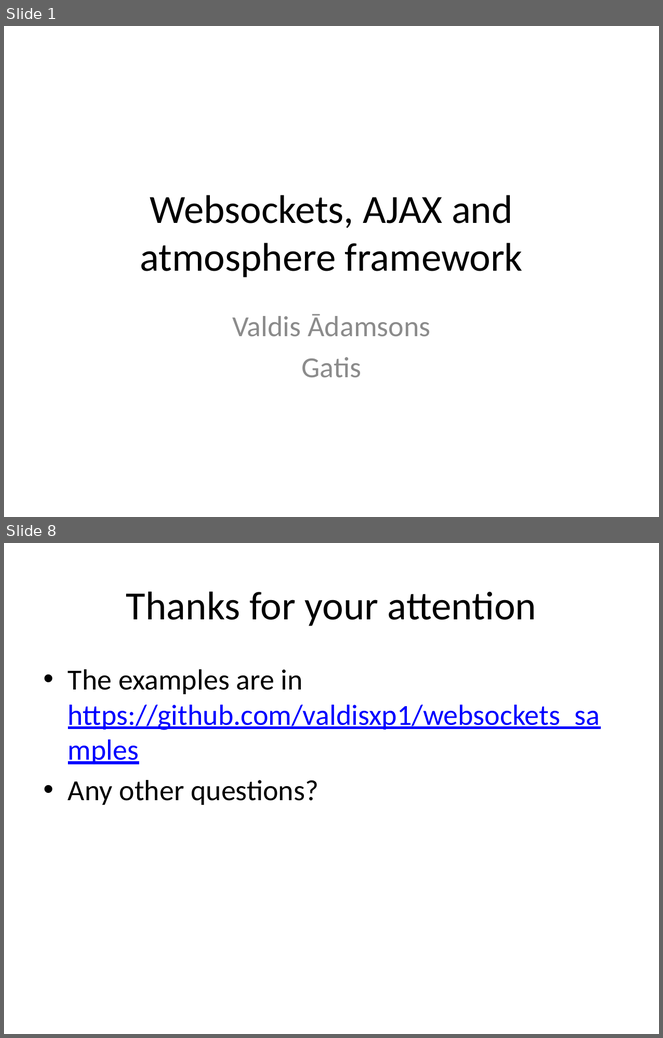
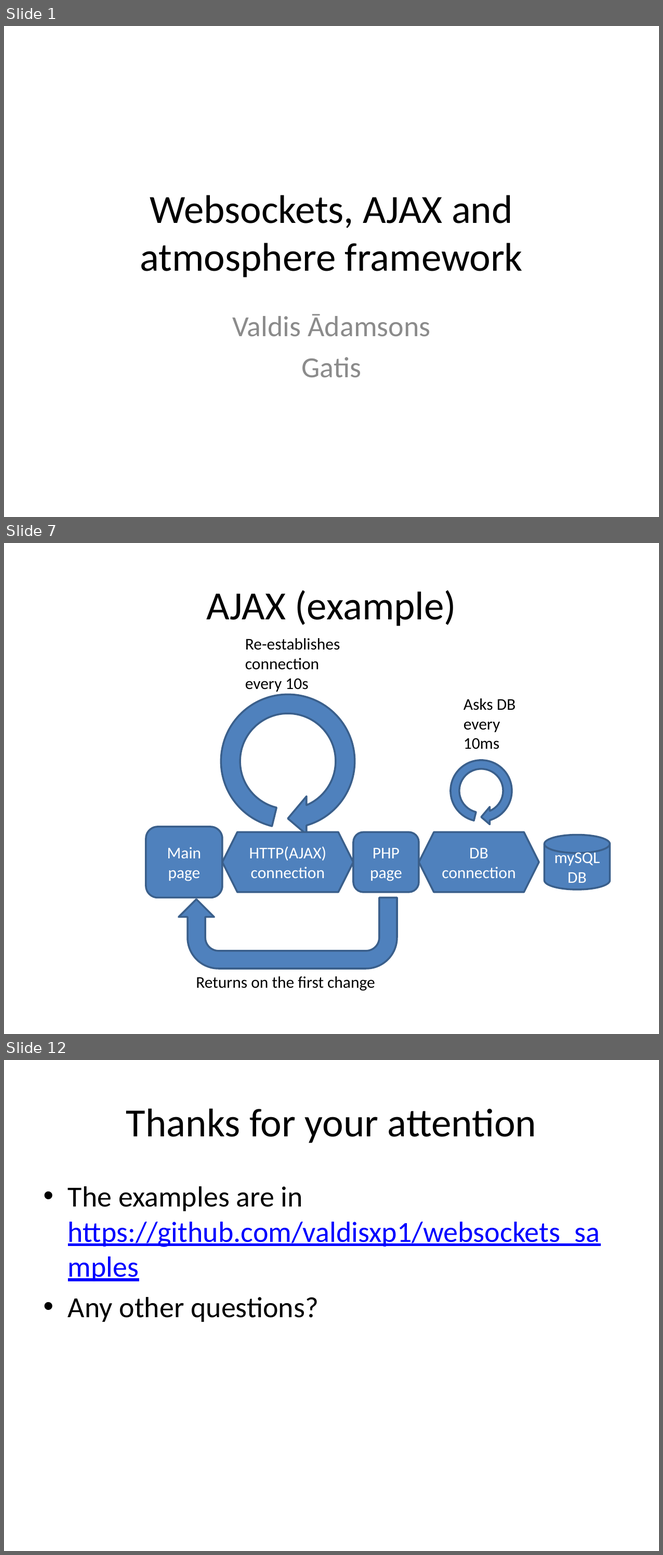
Before and after one commit to valdisxp1/websockets_samples, a slide deck: Atmoshere_and_websockets.pptx. Shown one above the other, each under a label of ours: slides 1 and 8 before the commit, slides 1, 7 and 12 after it; the slides between them are not shown. The pictures are 663x1038 and 663x1555 pixels, drawn with LibreOffice and Linux fonts; fonts in the diff are those of the drawing. Boxes give left, top, right and bottom in pixels: in the first picture for what was removed or moved away, otherwise in the second. Text is boxed around its words. In the diff, an @@ line names an element or a change of style, - is before the commit and + after.

```diff
--- a/Atmoshere_and_websockets.pptx
+++ b/Atmoshere_and_websockets.pptx
@@ slide 7 added at (4, 543, 659, 1034), background #FFFFFF @@
@@ title added at (206, 590, 456, 626), 44 pt, text #000000 @@
+AJAX (example)
@@ text added at (245, 638, 340, 692), 18 pt, text #000000 @@
+Re-establishes connection every 10s
@@ circular arrow added at (211, 685, 364, 838), fill #4F81BD, outline #3A5F8C 2 pt @@
@@ text added at (464, 698, 516, 749), 18 pt, text #000000 @@
+Asks DB every 10ms
@@ circular arrow added at (446, 756, 516, 826), fill #4F81BD, outline #3A5F8C 2 pt @@
@@ rounded rectangle added at (146, 827, 223, 898), fill #4F81BD, outline #3A5F8C 2 pt, 18 pt, text #FFFFFF @@
+Main
+page
@@ hexagon added at (222, 833, 353, 893), fill #4F81BD, outline #3A5F8C 2 pt, 18 pt, text #FFFFFF @@
+HTTP(AJAX)
+connection
@@ rounded rectangle added at (353, 833, 419, 893), fill #4F81BD, outline #3A5F8C 2 pt, 18 pt, text #FFFFFF @@
+PHP
+page
@@ hexagon added at (419, 833, 539, 893), fill #4F81BD, outline #3A5F8C 2 pt, 18 pt, text #FFFFFF @@
+DB
+connection
@@ cylinder added at (545, 835, 610, 890), fill #4F81BD, outline #3A5F8C 2 pt, 18 pt, text #FFFFFF @@
+mySQL
+DB
@@ uturn arrow added at (179, 898, 397, 969), fill #4F81BD, outline #3A5F8C 2 pt @@
@@ text added at (196, 977, 375, 991), 18 pt, text #000000 @@
+Returns on the first change
@@ what was slide 8 is now slide 12 @@
```
Also in this commit, not shown: 2 slides changed, 7 other slides added, 4 slides removed.
